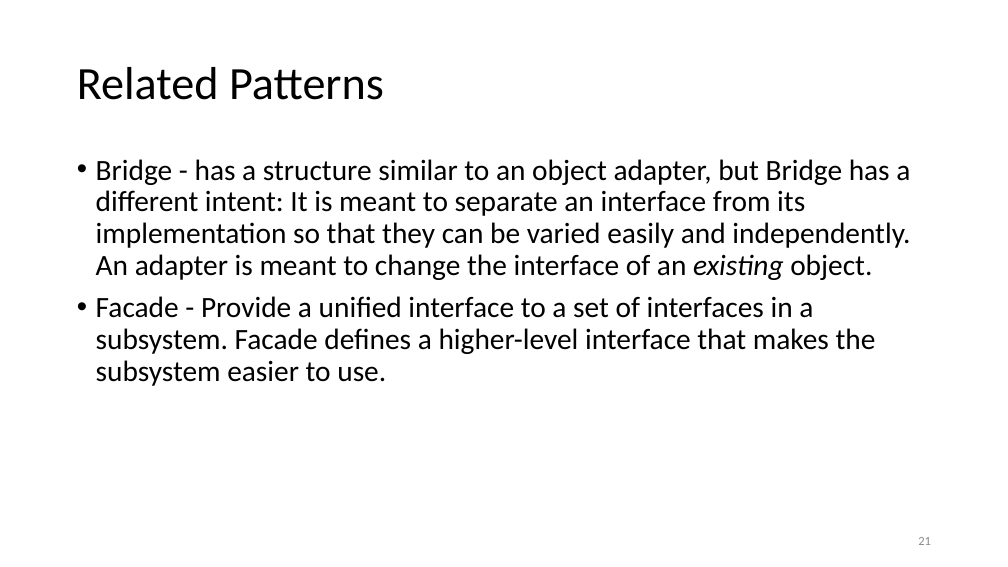
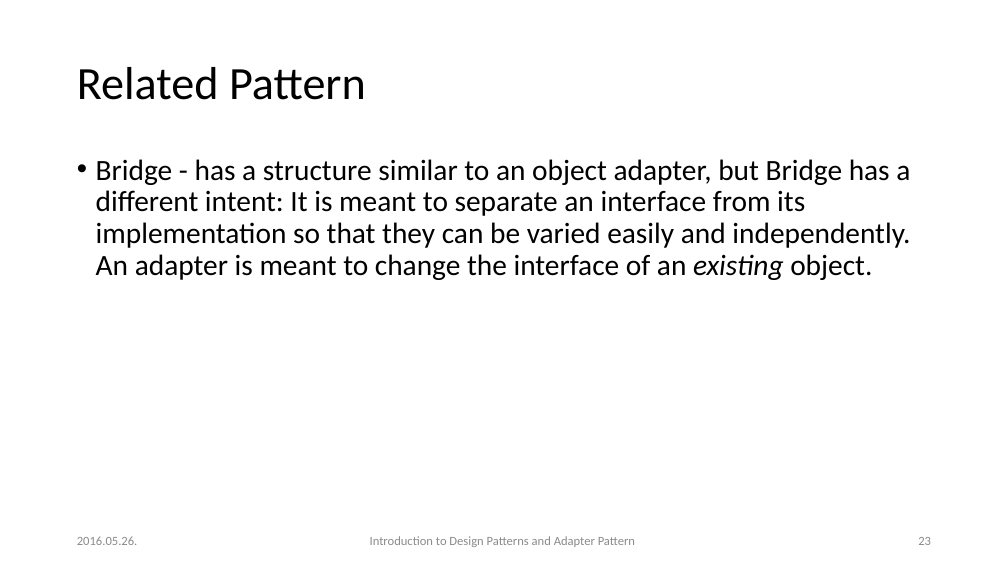
Before and after one commit to esziger/design_patterns, a slide deck: slide 23 of DP01_Into_And_Adapter_Pattern.pptx (slide 21 before the commit). Drawn at 1008x567 pixels with LibreOffice and Linux fonts; fonts in the diff are those of the drawing. Boxes give left, top, right and bottom in pixels: in the first picture for what was removed or moved away, otherwise in the second. Text is boxed around its words. In the diff, an @@ line names an element or a change of style, - is before the commit and + after.

```diff
--- a/DP01_Into_And_Adapter_Pattern.pptx
+++ b/DP01_Into_And_Adapter_Pattern.pptx
@@ title at [77, 67, 366, 100]: text changed @@
-Related Patterns
+Related Pattern
@@ text at [96, 296, 876, 386]: paragraph removed @@
-• Facade - Provide a unified interface to a set of interfaces in a subsystem. Facade defines a higher-level interface that makes the subsystem easier to use.
@@ text added at [77, 536, 138, 545], 12 pt, text #8C8C8C @@
+2016.05.26.
@@ text added at [370, 536, 635, 547], 12 pt, text #8C8C8C @@
+Introduction to Design Patterns and Adapter Pattern
@@ page number at [918, 537, 931, 545]: text changed @@
-21
+23
```
Also in this commit, not shown: 25 other slides changed, 5 slides added, 2 slides removed.
